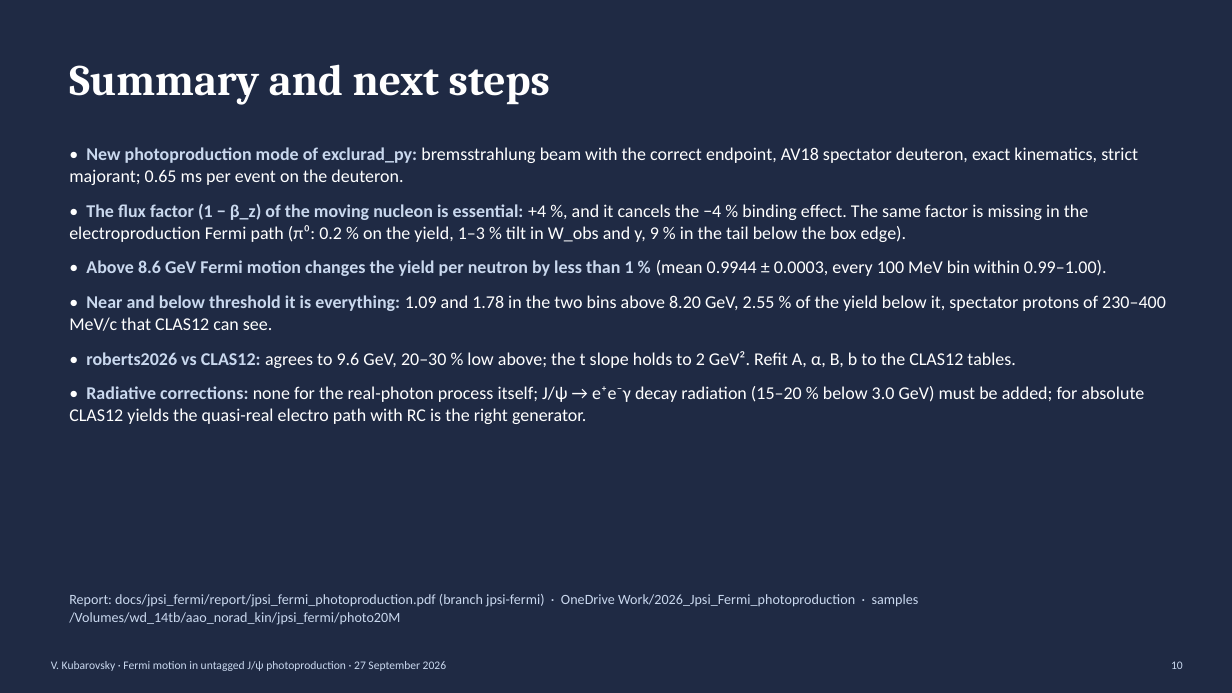
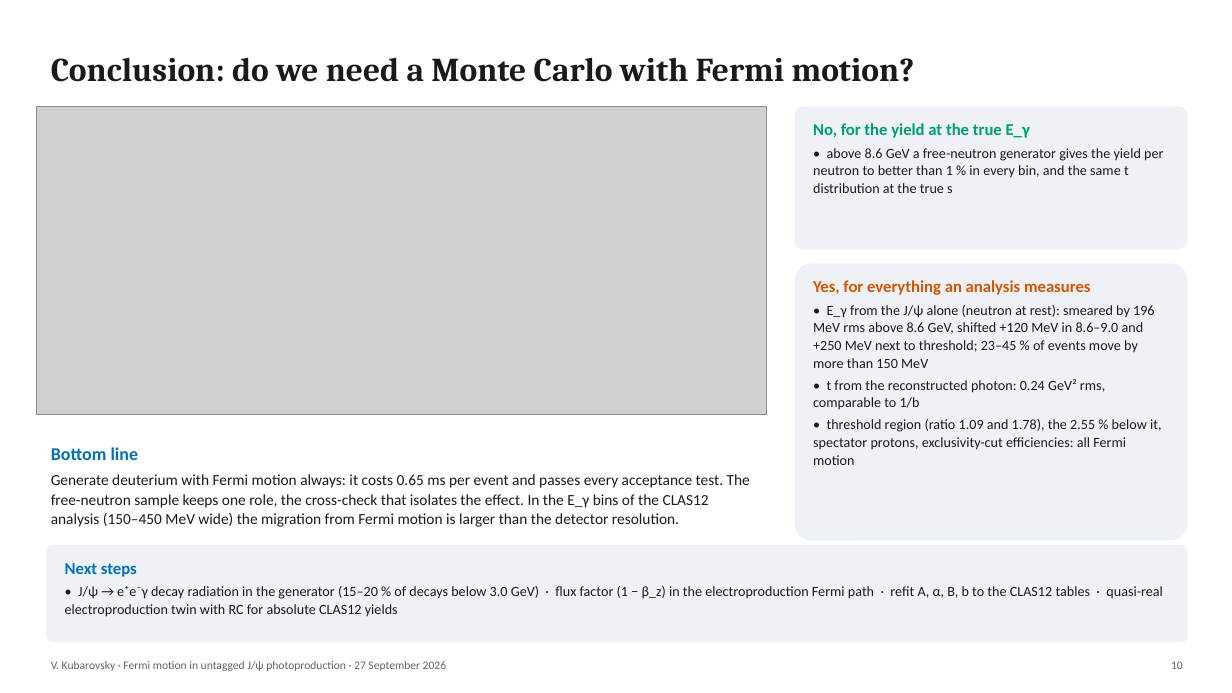
Before and after one commit to vkubarovsky/exclurad_py, a slide deck: slide 10 of docs/jpsi_fermi/talk/Jpsi_Fermi_photoproduction.pptx. Drawn at 1232x693 pixels with LibreOffice and Linux fonts; fonts in the diff are those of the drawing; grey boxes stand for pictures. Boxes give left, top, right and bottom in pixels: in the first picture for what was removed or moved away, otherwise in the second. Text is boxed around its words. In the diff, an @@ line names an element or a change of style, - is before the commit and + after.

```diff
--- a/docs/jpsi_fermi/talk/Jpsi_Fermi_photoproduction.pptx
+++ b/docs/jpsi_fermi/talk/Jpsi_Fermi_photoproduction.pptx
@@ background #1F2A44 to #FFFFFF @@
@@ text "Conclusion: do we need a ..." at box(51, 58, 915, 82): vertical alignment top to middle @@
@@ text at box(51, 58, 915, 82): text changed; size 34 to 26 pt; text colour #FFFFFF to #1A1A1A @@
-Summary and next steps
+Conclusion: do we need a Monte Carlo with Fermi motion?
@@ picture added at box(37, 106, 767, 415) @@
@@ rounded rectangle added at box(795, 106, 1188, 250), fill #EEF2F7 @@
@@ text removed at box(69, 147, 1166, 424) @@
-• New photoproduction mode of exclurad_py: bremsstrahlung beam with the correct endpoint, AV18 spectator deuteron, exact kinematics, strict majorant; 0.65 ms per event on the deuteron.
-• The flux factor (1 − β_z) of the moving nucleon is essential: +4 %, and it cancels the −4 % binding effect. The same factor is missing in the electroproduction Fermi path (π⁰: 0.2 % on the yield, 1–3 % tilt in W_obs and y, 9 % in the tail below the box edge).
-• Above 8.6 GeV Fermi motion changes the yield per neutron by less than 1 % (mean 0.9944 ± 0.0003, every 100 MeV bin within 0.99–1.00).
-• Near and below threshold it is everything: 1.09 and 1.78 in the two bins above 8.20 GeV, 2.55 % of the yield below it, spectator protons of 230–400 MeV/c that CLAS12 can see.
-• roberts2026 vs CLAS12: agrees to 9.6 GeV, 20–30 % low above; the t slope holds to 2 GeV². Refit A, α, B, b to the CLAS12 tables.
-• Radiative corrections: none for the real-photon process itself; J/ψ → e⁺e⁻γ decay radiation (15–20 % below 3.0 GeV) must be added; for absolute CLAS12 yields the quasi-real electro path with RC is the right generator.
@@ text added at box(813, 123, 1163, 193), 11 pt, text #1A1A1A @@
+No, for the yield at the true E_γ
+• above 8.6 GeV a free-neutron generator gives the yield per neutron to better than 1 % in every bin, and the same t distribution at the true s
@@ rounded rectangle added at box(795, 263, 1188, 541), fill #EEF2F7 @@
@@ text added at box(813, 280, 1161, 465), 11 pt, text #1A1A1A @@
+Yes, for everything an analysis measures
+• E_γ from the J/ψ alone (neutron at rest): smeared by 196 MeV rms above 8.6 GeV, shifted +120 MeV in 8.6–9.0 and +250 MeV next to threshold; 23–45 % of events move by more than 150 MeV
+• t from the reconstructed photon: 0.24 GeV² rms, comparable to 1/b
+• threshold region (ratio 1.09 and 1.78), the 2.55 % below it, spectator protons, exclusivity-cut efficiencies: all Fermi motion
@@ text added at box(51, 447, 750, 527), 12 pt, text #1A1A1A @@
+Bottom line
+Generate deuterium with Fermi motion always: it costs 0.65 ms per event and passes every acceptance test. The free-neutron sample keeps one role, the cross-check that isolates the effect. In the E_γ bins of the CLAS12 analysis (150–450 MeV wide) the migration from Fermi motion is larger than the detector resolution.
@@ rounded rectangle added at box(46, 545, 1188, 642), fill #EEF2F7 @@
@@ text added at box(65, 563, 1163, 617), 11 pt, text #1A1A1A @@
+Next steps
+• J/ψ → e⁺e⁻γ decay radiation in the generator (15–20 % of decays below 3.0 GeV) · flux factor (1 − β_z) in the electroproduction Fermi path · refit A, α, B, b to the CLAS12 tables · quasi-real electroproduction twin with RC for absolute CLAS12 yields
@@ text removed at box(69, 594, 919, 625) @@
-Report: docs/jpsi_fermi/report/jpsi_fermi_photoproduction.pdf (branch jpsi-fermi) · OneDrive Work/2026_Jpsi_Fermi_photoproduction · samples /Volumes/wd_14tb/aao_norad_kin/jpsi_fermi/photo20M
@@ text "V. Kubarovsky · Fermi motion ..." at box(51, 661, 446, 671): text colour #C9D8EE to #5F636B @@
@@ text "10" at box(1171, 661, 1183, 669): text colour #C9D8EE to #5F636B @@
```
Also in this commit, not shown: 16 other files.
